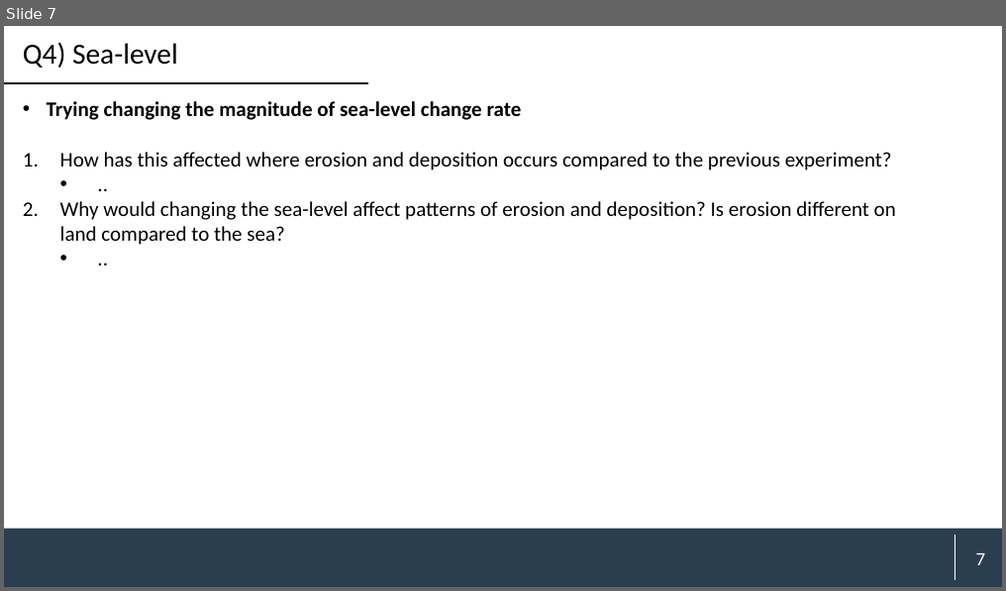
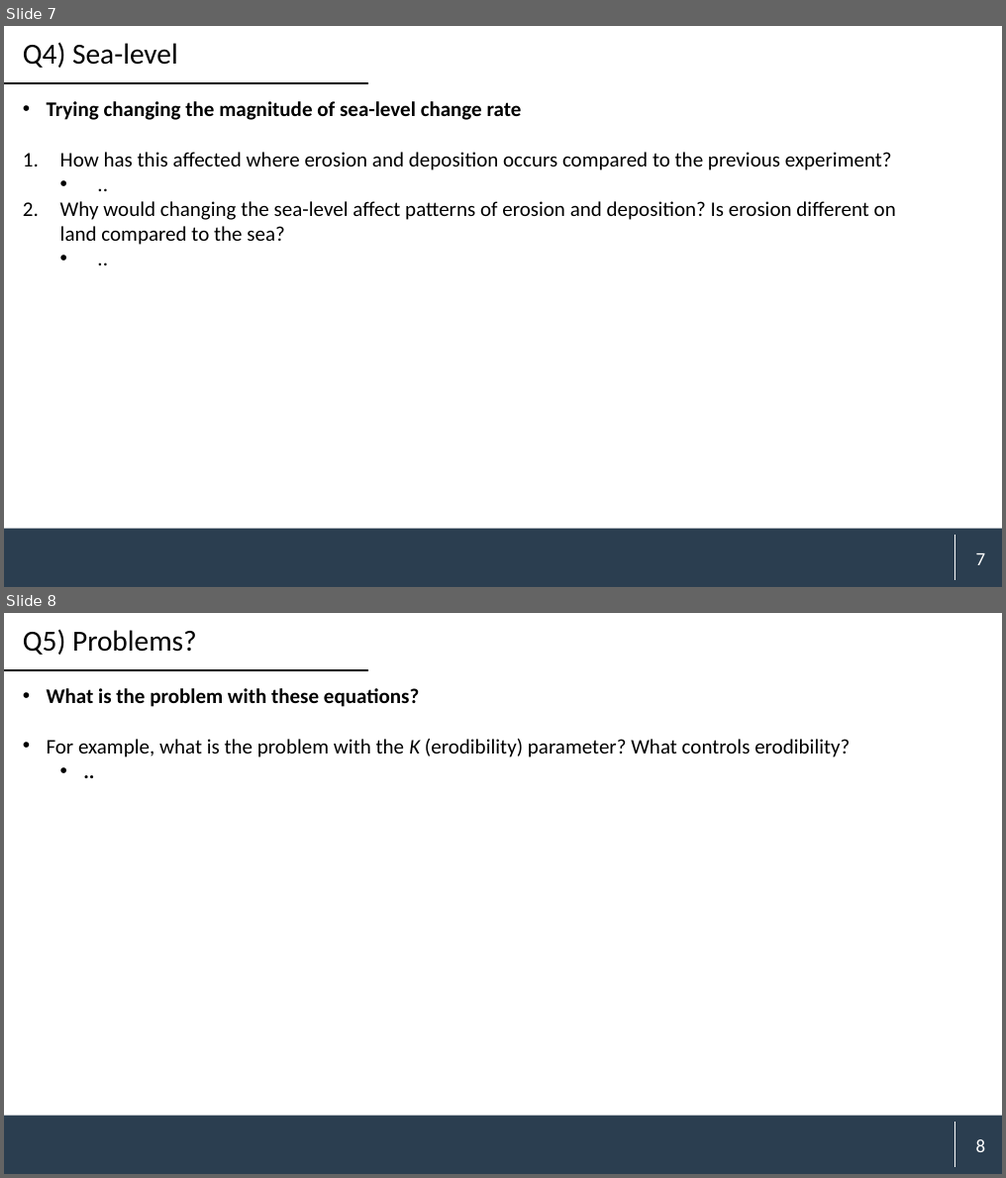
Before and after one commit to eslrgs/models, a slide deck: worksheet/modelling_worksheet.pptx. Shown one above the other, each under a label of ours: slide 7 before the commit, slides 7 and 8 after it. The pictures are 1006x591 and 1006x1178 pixels, drawn with LibreOffice and Linux fonts; fonts in the diff are those of the drawing. Boxes give left, top, right and bottom in pixels: in the first picture for what was removed or moved away, otherwise in the second. Text is boxed around its words. In the diff, an @@ line names an element or a change of style, - is before the commit and + after.

```diff
--- a/worksheet/modelling_worksheet.pptx
+++ b/worksheet/modelling_worksheet.pptx
@@ slide 8 added at box(4, 613, 1002, 1174), background #FFFFFF @@
@@ text added at box(23, 629, 197, 655), 28 pt, text #000000 @@
+Q5) Problems?
@@ line added from (4, 670) to (368, 670), #000000 1.5 pt @@
@@ text added at box(47, 688, 849, 758), 20 pt, text #000000 @@
+• What is the problem with these equations?
+• For example, what is the problem with the K (erodibility) parameter? What controls erodibility?
+  • ..
@@ rectangle added at box(4, 1115, 1002, 1174), fill #2B3E50 @@
@@ line added from (954, 1122) to (954, 1167), #FFFFFF 1.5 pt @@
@@ page number added at box(976, 1140, 986, 1153), 18 pt, text #FFFFFF @@
+8
```
Also in this commit, not shown: 1 slide changed, 1 other file.
